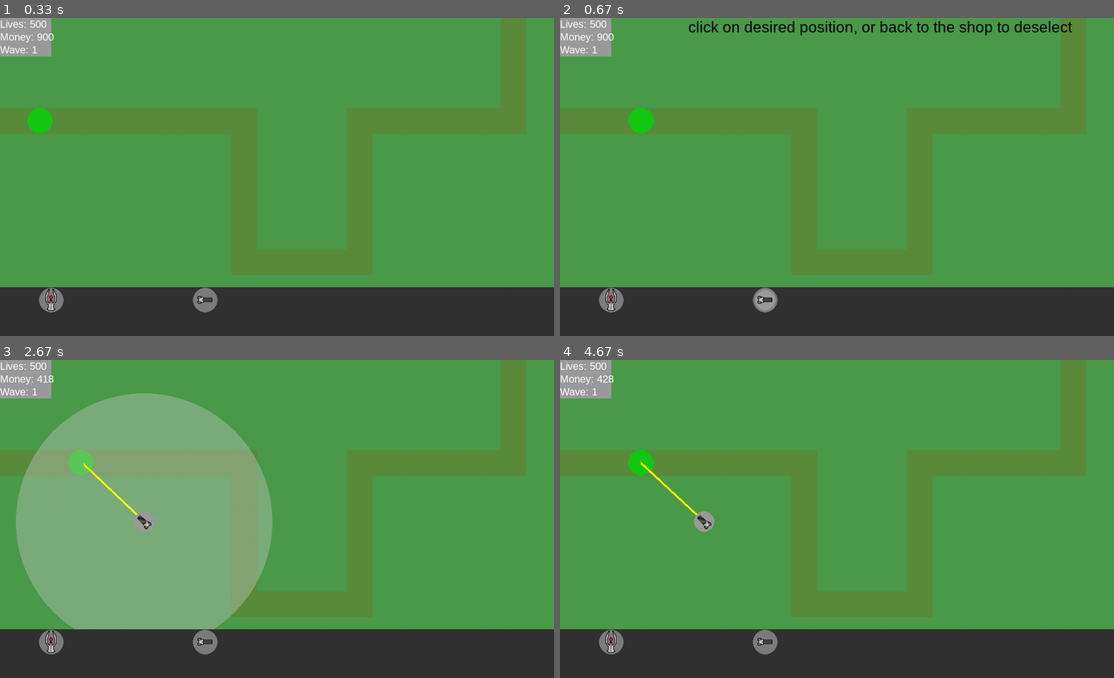
Above: before the commit, frames 1-4 (two rows, left to right).
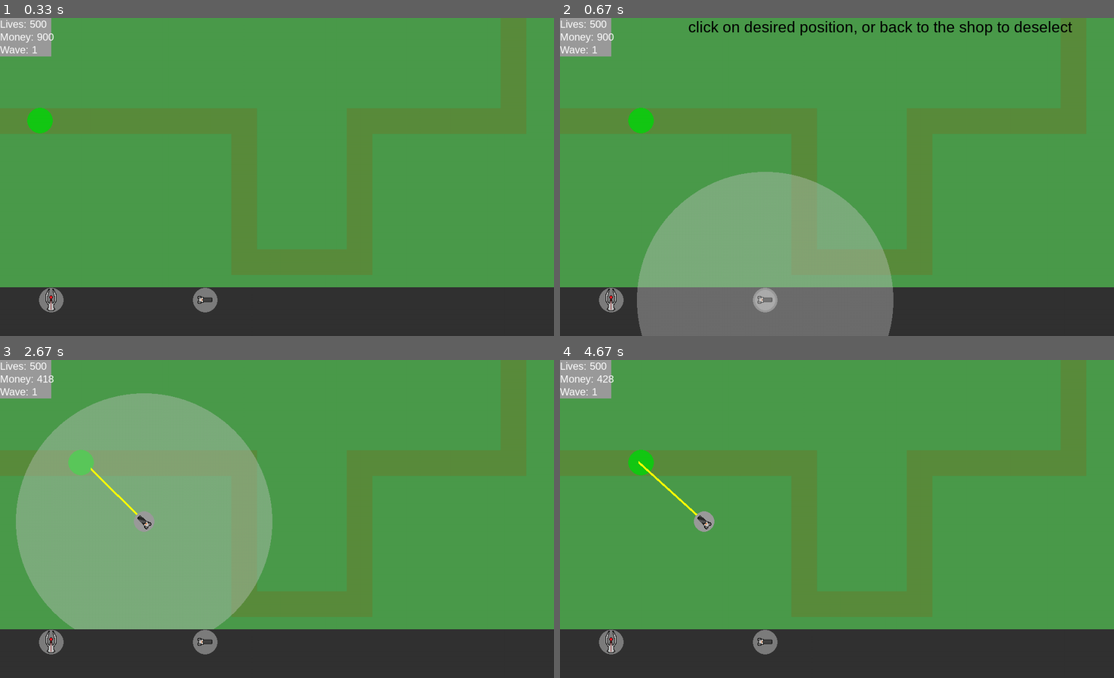
Above: after the commit, the same moments.

Repository: rhit-catapult/pygameproject-team0
Game: pygame game, started from project.py
Two runs of this game, one before a commit and one after it. Both use one fixed random seed, a clock stepped at 60 frames per second and the inputs below.
Inputs (mouse positions are in pixels of both pictures, inside the frame that each line leads up to):
- Up to frame 1 (0.33 s): no input
- Up to frame 2 (0.67 s): click (764, 301) at 0.38 s
- Up to frame 3 (2.67 s): click (144, 522) at 0.72 s; click (105, 471) at 1.05 s; click (144, 522) at 2.38 s
- Up to frame 4 (4.67 s): click (820, 464) at 2.72 s; click (704, 522) at 3.55 s; click (1008, 509) at 3.88 s

Frame 1 is identical in both runs. In frame 2, 20% of the frame differs, in the area x 13-61%, y 48-100%; in frame 3, 0.1%; in frame 4, less than 0.1%.

Commit message:
Hitboxes on towers

Diff:
--- a/project.py
+++ b/project.py
@@ -182,8 +182,8 @@
             self.buffer = time.time()+.1
             pygame.draw.line (self.screen,(255,255,0), (self.x, self.y),
                           (
-                              (self.targetx+random.randint(-5,5)),
-                              (self.targety+random.randint(-5,5))
+                              (self.targetx+random.randint(-20,20)),
+                              (self.targety+random.randint(-20,20))
                           ),
                           5)
     def targetEnemy(self, active):   #TARGET FIRST ENEMY
@@ -200,8 +200,7 @@
             tar = self.validTarget[0]
             self.targetx = tar.x
             self.targety = tar.y
-            print(self.targetx)
-            print(tar.x)
+
             if tar.y >= self.y:
                 self.angle = math.acos((tar.x-self.x)/(distance((self.x,self.y),(tar.x,tar.y))))
             else:
@@ -321,7 +320,7 @@
 
 
 
-class path: # TODO: Make enemies move on the path
+class path:
     def __init__(self, screen):
         self.screen = screen
     def draw(self):
@@ -331,7 +330,27 @@
         pygame.draw.line(self.screen, (90, 140, 60), (700, 475), (700, 176), 50)
         pygame.draw.line(self.screen, (90, 140, 60), (700, 200), (1025, 200), 50)
         pygame.draw.line(self.screen, (90, 140, 60), (1000, 200), (1000, 0), 50)
-
+    def collision(self,point):
+        hitbox1 =  pygame.draw.line(self.screen, (90, 140, 60), (0, 200), (500, 200), 50)
+        hitbox2 =  pygame.draw.line(self.screen, (90, 140, 60), (475, 180), (475, 500), 50)
+        hitbox3 =  pygame.draw.line(self.screen, (90, 140, 60), (475, 475), (725, 475), 50)
+        hitbox4 =  pygame.draw.line(self.screen, (90, 140, 60), (700, 475), (700, 176), 50)
+        hitbox5 =  pygame.draw.line(self.screen, (90, 140, 60), (700, 200), (1025, 200), 50)
+        hitbox6 =  pygame.draw.line(self.screen, (90, 140, 60), (1000, 200), (1000, 0), 50)
+        if hitbox1.collidepoint(point.x,point.y):
+            return 1
+        elif hitbox2.collidepoint(point.x,point.y):
+            return 1
+        elif hitbox3.collidepoint(point.x,point.y):
+            return 1
+        elif hitbox4.collidepoint(point.x,point.y):
+            return 1
+        elif hitbox5.collidepoint(point.x,point.y):
+            return 1
+        elif hitbox6.collidepoint(point.x,point.y):
+            return 1
+        else:
+            return 0
 
 
 
@@ -500,25 +519,59 @@
         if placingTower1:
             pygame.draw.circle(screen, (155, 155, 155), pygame.mouse.get_pos(), 20)
             x,y = pygame.mouse.get_pos()
+            box = pygame.draw.rect(screen, (155, 155, 155), (x - 10, y - 10, 20, 20))
             screen.blit(image1, (x-image1.get_width()/2,y-image1.get_height()/2))
             screen.blit(text, (250, 0))
             mouseDown = updateMouse()
+            surface = pygame.Surface((600, 600), pygame.SRCALPHA)
+            pygame.draw.circle(surface, (200, 200, 200, 100), (300, 300), 300)
+            screen.blit(surface, (x - 300, y - 300))
+
+            a = 0
             if mouseDown and buffer <= time.time():
                 placingTower1 = False
                 if y <= 525:
-                    listT.placeBeam(x,y)
-                    money-=750
+                    if len(listT.beamTurrets) > 0:
+                        for beam1 in listT.beamTurrets:
+                            if (box.collidepoint(beam1.x, beam1.y)):
+                                a += 1
+                    if len(listT.minigunTurrets) > 0:
+                        for mini1 in listT.minigunTurrets:
+                            if (box.collidepoint(mini1.x, mini1.y)):
+                                a += 1
+                    a+=PTH.collision(box)
+                    if a == 0:
+                        listT.placeBeam(x,y)
+                        money-=750
         if placingTower2:
             pygame.draw.circle(screen, (155, 155, 155), pygame.mouse.get_pos(), 20)
             x, y = pygame.mouse.get_pos()
+            box = pygame.draw.rect(screen, (155, 155, 155), (x - 10, y - 10, 20, 20))
             screen.blit(image2, (x - image2.get_width() / 2, y - image2.get_height() / 2))
             screen.blit(text, (250, 0))
+            surface = pygame.Surface((600, 600), pygame.SRCALPHA)
+            pygame.draw.circle(surface, (200, 200, 200, 100), (300, 300), 250)
+            screen.blit(surface, (x - 300, y - 300))
+
+            a = 0
             mouseDown = updateMouse()
             if mouseDown and buffer <= time.time():
                 placingTower2 = False
                 if y <=525:
-                    listT.placeMinigun(x, y)
-                    money -= 500
+                    if len(listT.beamTurrets)>0:
+                        for beam1 in listT.beamTurrets:
+                            if (box.collidepoint(beam1.x, beam1.y)):
+                                a +=1
+                    if len(listT.minigunTurrets)>0:
+                        print (len(listT.minigunTurrets))
+                        for mini1 in listT.minigunTurrets:
+                            if (box.collidepoint(mini1.x, mini1.y)):
+                                a +=1
+
+                    a += PTH.collision(box)
+                    if a == 0:
+                        listT.placeMinigun(x, y)
+                        money -= 500
 
                 #append beamTurret here
 
